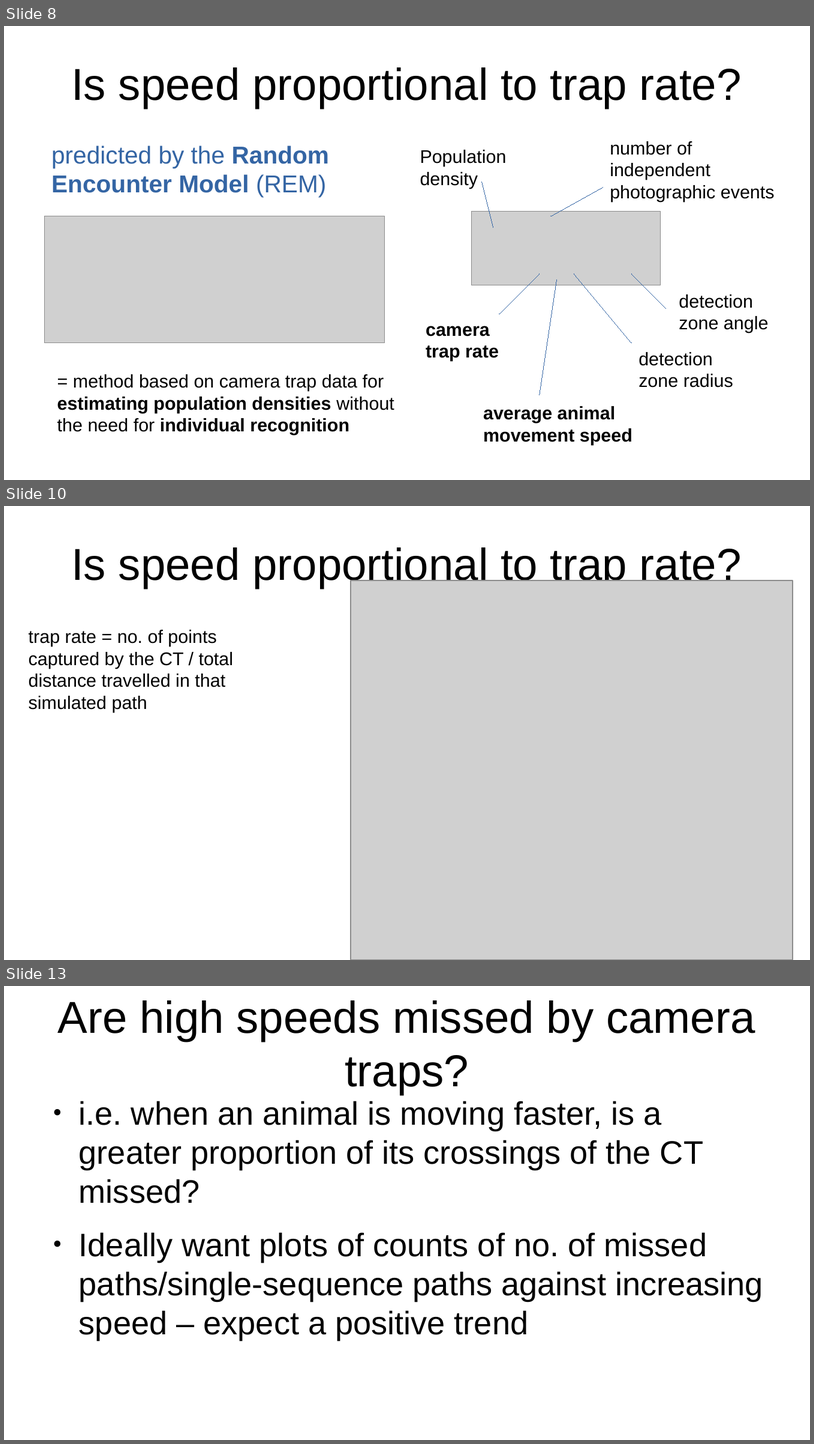
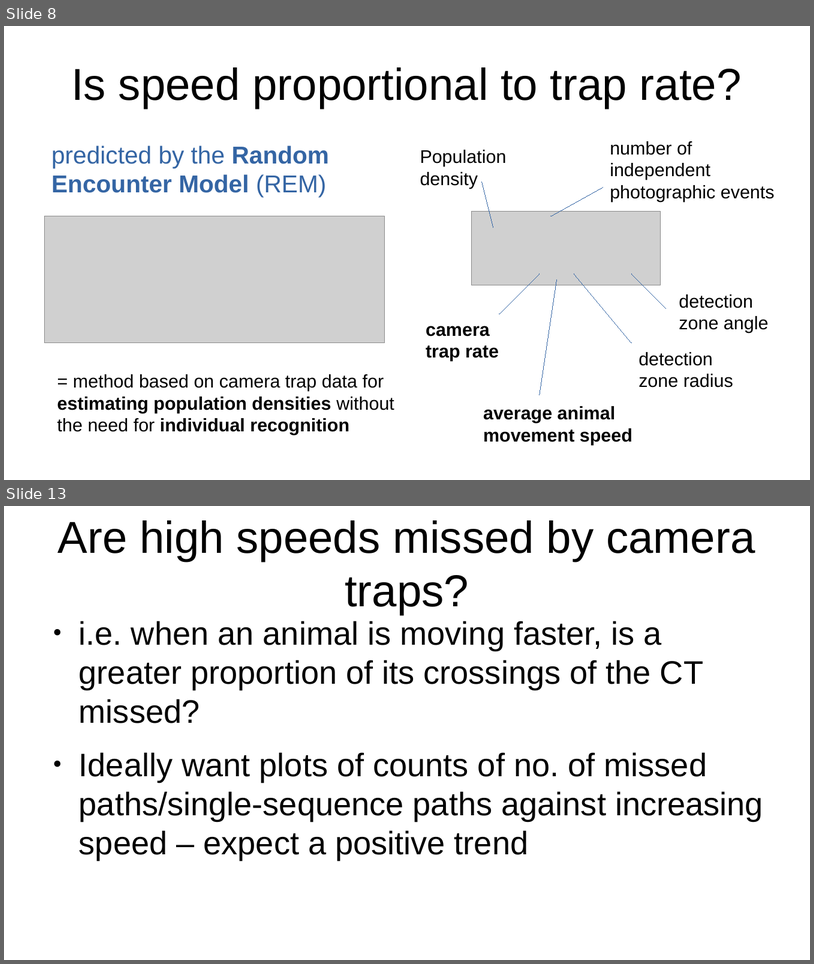
Before and after one commit to lizziebru/CamtrapSimulation, a slide deck: writeup/Camtrapsim_pres.odp. Shown one above the other, each under a label of ours: slides 8, 10 and 13 before the commit, slides 8 and 13 after it; the slides between them are not shown. The pictures are 814x1444 and 814x964 pixels, drawn with LibreOffice and Linux fonts; fonts in the diff are those of the drawing; grey boxes stand for pictures. Boxes give left, top, right and bottom in pixels: in the first picture for what was removed or moved away, otherwise in the second. Text is boxed around its words. In the diff, an @@ line names an element or a change of style, - is before the commit and + after.

```diff
--- a/writeup/Camtrapsim_pres.odp
+++ b/writeup/Camtrapsim_pres.odp
@@ slide 10 removed at [4, 506, 810, 960], background #FFFFFF @@
@@ title removed at [71, 547, 742, 588] @@
-Is speed proportional to trap rate?
@@ picture removed at [351, 580, 794, 960] @@
@@ text removed at [29, 630, 234, 712] @@
-trap rate = no. of points captured by the CT / total distance travelled in that simulated path
```
Also in this commit, not shown: 2 slides changed, 2 slides added, 1 other slide removed, 1 other file.
